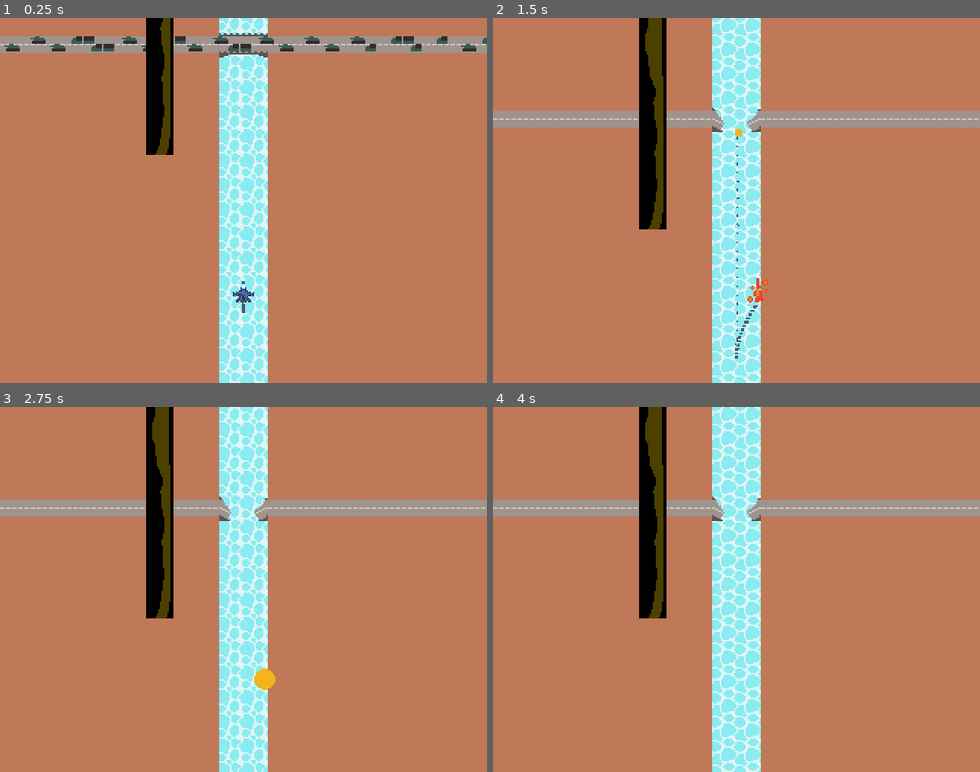
Above: before the commit, frames 1-4 (two rows, left to right).
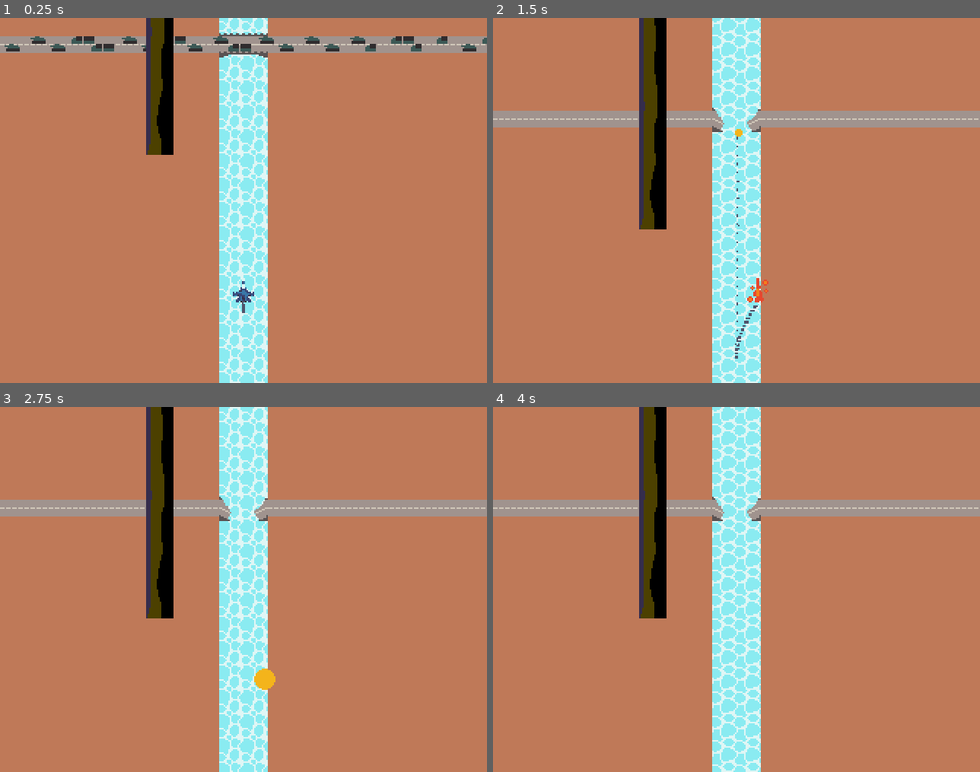
Above: after the commit, the same moments.

Repository: Vanawy/river-raid-godot
Game: Godot game, scene res://main.tscn
Same seed, same stepped clock (60 frames per second), same inputs: the game is played once before the commit and once after it.
Inputs:
- Up to frame 1 (0.25 s): no input
- Up to frame 2 (1.5 s): hold D (move_right) 0.53-1.28 s; tap Space (player_fire) at 0.6, 1.35 s; hold S (move_down) from 1.28 s (still down)
- Up to frame 3 (2.75 s): tap Enter at 2 s; release S (move_down) at 2.03 s; hold D (move_right) from 2.03 s (still down); tap Space (player_fire) at 2.1 s
- Up to frame 4 (4 s): release D (move_right) at 2.78 s; hold Up (move_up) 2.78-3.53 s; tap Space (player_fire) at 2.85, 3.5, 3.6 s; hold Left (move_left) from 3.53 s (still down)

The runs differ from the first frame. In frame 1, 1.6% of the frame differs, in the area x 30-35%, y 0-38%; in frame 2, 2.3%, in the area x 30-35%, y 0-58%; in frame 3, 2.3%; in frame 4, 2.3%.

Commit message:
lvl

Diff:
--- a/level.gd
+++ b/level.gd
@@ -49,11 +49,11 @@
 
 	var displacement_noise : FastNoiseLite = FastNoiseLite.new()
 	#displacement_noise.seed = 1231 + Level.count
-	displacement_noise.seed = Time.get_unix_time_from_system()
+	displacement_noise.seed = Time.get_unix_time_from_system() + Level.count
 
 	var width_noise : FastNoiseLite = FastNoiseLite.new()
 	#width_noise.seed = 4365 + Level.count
-	width_noise.seed = Time.get_unix_time_from_system()
+	width_noise.seed = Time.get_unix_time_from_system() + 1090 + Level.count
 
 	#for i in range(0, 11):
 		#print(curve(i / 10.0))
@@ -75,12 +75,19 @@
 	for y in range(grid_size.y):
 		var yn: float = y / grid_size.y
 		var c = curve(yn)
-		var r = 0.5 - displacement_noise.get_noise_1d(y)
-		var displacement = 0.5 + r * c * 0.3
+		var r = displacement_noise.get_noise_1d(y) / 2
+		var displacement_n = 0.5 + r * c * 0.7
+		var displacement = displacement_n * grid_size.x
 
-		var min_width = 0.1
-		var max_width = 0.3
-		var width = min_width + (0.5 + width_noise.get_noise_1d(y) * c) * (max_width - min_width)
+		var min_width = 2
+		var max_width = 6
+		var width = min_width \
+			+ absf(width_noise.get_noise_1d(y)) * c \
+			* (max_width - min_width)
+
+		var left_b = displacement - width
+		var right_b = displacement + width
+
 
 		for x in range(grid_size.x):
 			var xn: float = x / grid_size.x
@@ -91,15 +98,13 @@
 				#color = color.blend(curve_color)
 			#if xn < r:
 				#color = color.blend(rand_color)
-			#if xn < displacement:
+			if xn < displacement_n:
+				color = color.blend(comb_color)
+			if x < width * c:
+				color = color.blend(width_color)
+
+			if x > left_b && x < right_b:
 				#color = color.blend(comb_color)
-			#if xn < width:
-				#color = color.blend(width_color)
-
-			var left_b = displacement - width
-			var right_b = displacement + width
-			if xn > left_b && xn < right_b:
-				color = color.blend(comb_color)
 				place_tile = false
 				#if width > min_width * 2:
 					#if xn > left_b + min_width && xn < right_b - min_width:
--- a/project.godot
+++ b/project.godot
@@ -24,6 +24,13 @@
 window/size/window_height_override=576
 window/stretch/mode="viewport"
 window/vsync/vsync_mode=0
+
+[file_customization]
+
+folder_colors={
+"res://enemies/": "red",
+"res://jet/": "blue"
+}
 
 [input]
 
